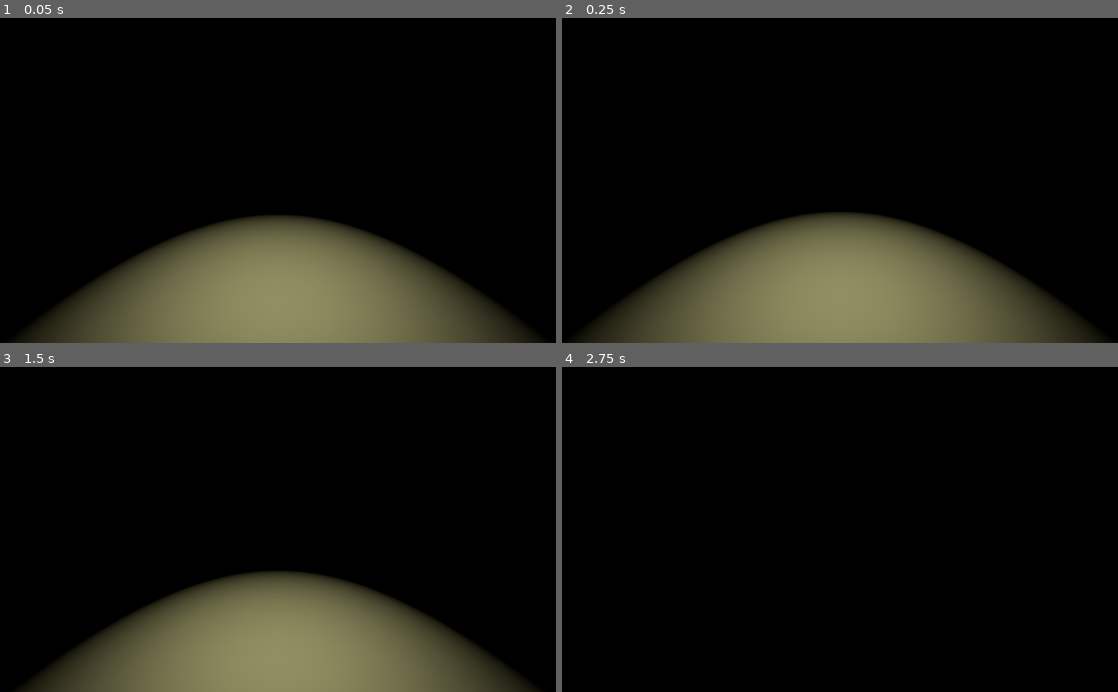
Above: before the commit, frames 1-4 (two rows, left to right).
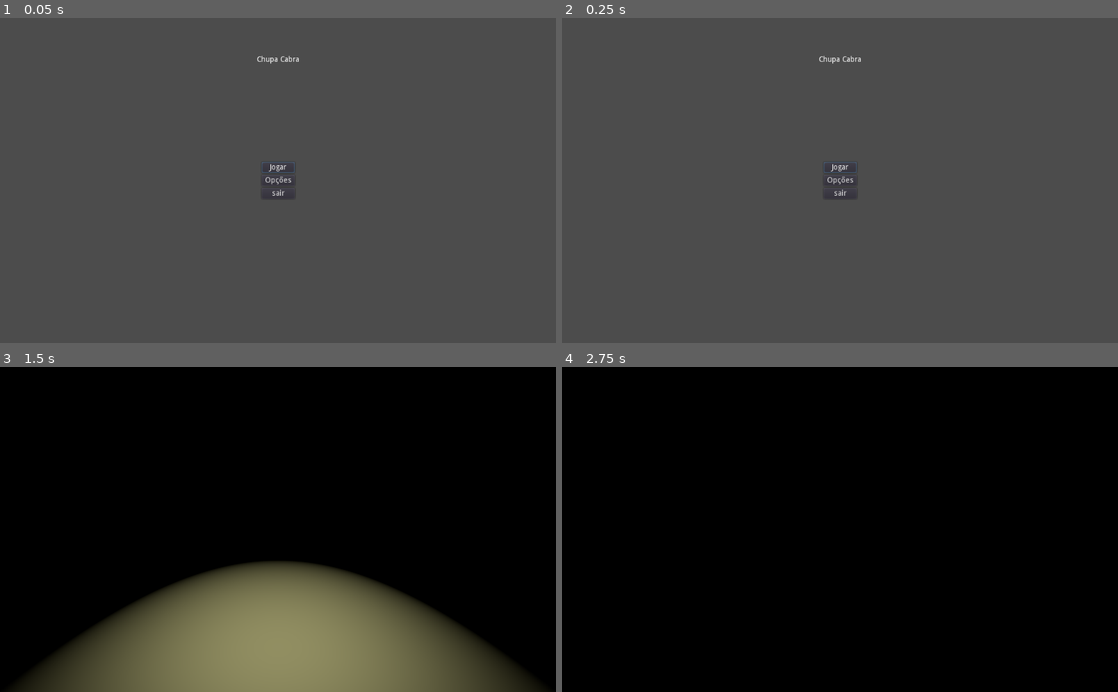
Above: after the commit, the same moments.

Repository: renanrocket/project-game-play
Game: Godot game, scene res://Cenas/Menu/MenuInicial.tscn
The game is run twice, just before and just after one commit, with the same random seed, the same clock (stepped at 60 frames per second) and the same inputs. Before the commit the project starts from res://Cenas/Levels/Casa Interior.tscn.
Inputs (mouse positions are in pixels of both pictures, inside the frame that each line leads up to):
- Up to frame 1 (0.05 s): no input
- Up to frame 2 (0.25 s): no input
- Up to frame 3 (1.5 s): click (278, 529) at 0.5 s, where only the run after the commit has a clickable "Opções"; click (278, 516) at 1.25 s, where only the run after the commit has a clickable "Jogar"
- Up to frame 4 (2.75 s): tap Enter at 2 s; move the mouse to (867, 529) at 2.02 s; hold W (Frente) from 2.03 s (still down); tap R (Reiniciar) at 2.1 s; tap Space (Pulo) at 2.27 s

The runs differ from the first frame. In frame 1, 96% of the frame differs, in the area x 0-100%, y 0-100%; in frame 2, 96%; in frame 3, 3.5%; in frame 4, nothing differs.

Commit message:
Menu Inicial

Diff:
--- /dev/null
+++ b/ChupaCabra/Cenas/Menu/MenuInicial.gd
@@ -0,0 +1,24 @@
+extends Control
+
+
+# Declare member variables here. Examples:
+# var a = 2
+# var b = "text"
+
+
+# Called when the node enters the scene tree for the first time.
+func _ready():
+	get_node("VBoxContainer/Jogar").grab_focus()
+#	pass
+
+
+func _on_Jogar_button_down():
+	get_tree().change_scene("res://Cenas/Levels/Casa Interior.tscn")
+
+
+func _on_Opes_button_down():
+	pass # Replace with function body.
+
+
+func _on_Sair_button_down():
+	get_tree().quit()
--- /dev/null
+++ b/ChupaCabra/Cenas/Menu/MenuInicial.tscn
@@ -0,0 +1,48 @@
+[gd_scene load_steps=2 format=2]
+
+[ext_resource path="res://Cenas/Menu/MenuInicial.gd" type="Script" id=1]
+
+[node name="MenuInicial" type="Control"]
+anchor_right = 1.0
+anchor_bottom = 1.0
+script = ExtResource( 1 )
+
+[node name="Título" type="Label" parent="."]
+anchor_left = 0.5
+anchor_right = 0.5
+margin_left = -39.0
+margin_top = 70.0
+margin_right = 39.0
+margin_bottom = 14.0
+text = "Chupa Cabra"
+
+[node name="VBoxContainer" type="VBoxContainer" parent="."]
+anchor_left = 0.5
+anchor_top = 0.5
+anchor_right = 0.5
+anchor_bottom = 0.5
+margin_left = -30.5
+margin_top = -34.0
+margin_right = 30.5
+margin_bottom = 34.0
+
+[node name="Jogar" type="Button" parent="VBoxContainer"]
+margin_right = 61.0
+margin_bottom = 20.0
+text = "Jogar"
+
+[node name="Opções" type="Button" parent="VBoxContainer"]
+margin_top = 24.0
+margin_right = 61.0
+margin_bottom = 44.0
+text = "Opções"
+
+[node name="Sair" type="Button" parent="VBoxContainer"]
+margin_top = 48.0
+margin_right = 61.0
+margin_bottom = 68.0
+text = "sair"
+
+[connection signal="button_down" from="VBoxContainer/Jogar" to="." method="_on_Jogar_button_down"]
+[connection signal="button_down" from="VBoxContainer/Opções" to="." method="_on_Opes_button_down"]
+[connection signal="button_down" from="VBoxContainer/Sair" to="." method="_on_Sair_button_down"]
--- a/ChupaCabra/project.godot
+++ b/ChupaCabra/project.godot
@@ -11,7 +11,7 @@
 [application]
 
 config/name="ChupaCabra"
-run/main_scene="res://Cenas/Levels/Casa Interior.tscn"
+run/main_scene="res://Cenas/Menu/MenuInicial.tscn"
 config/icon="res://icon.png"
 
 [input]
